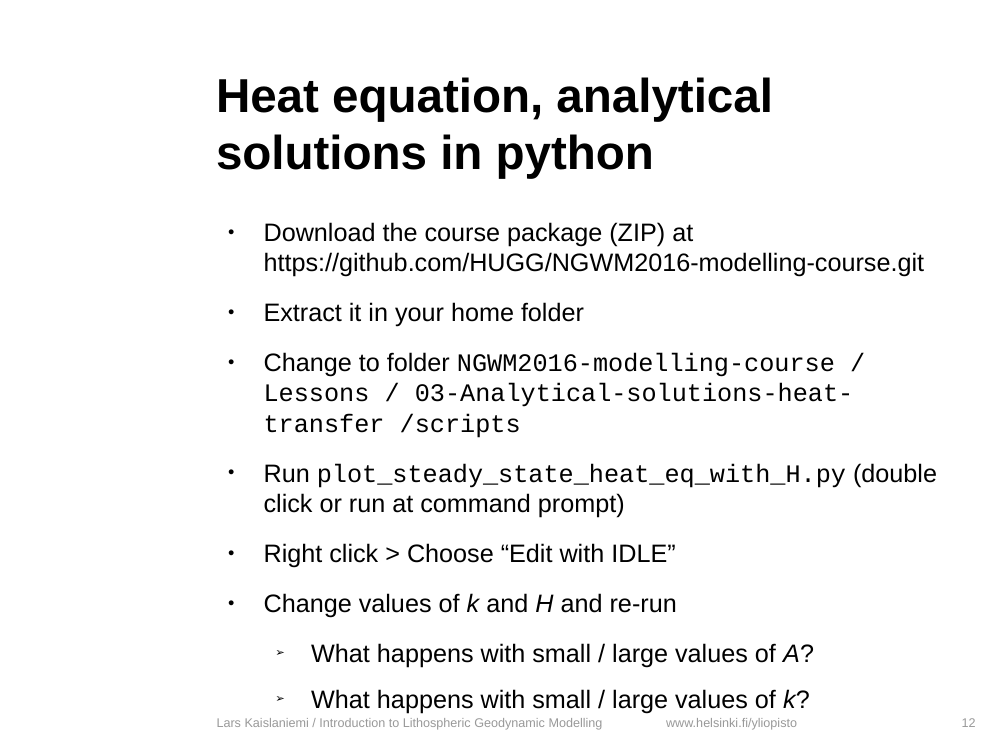
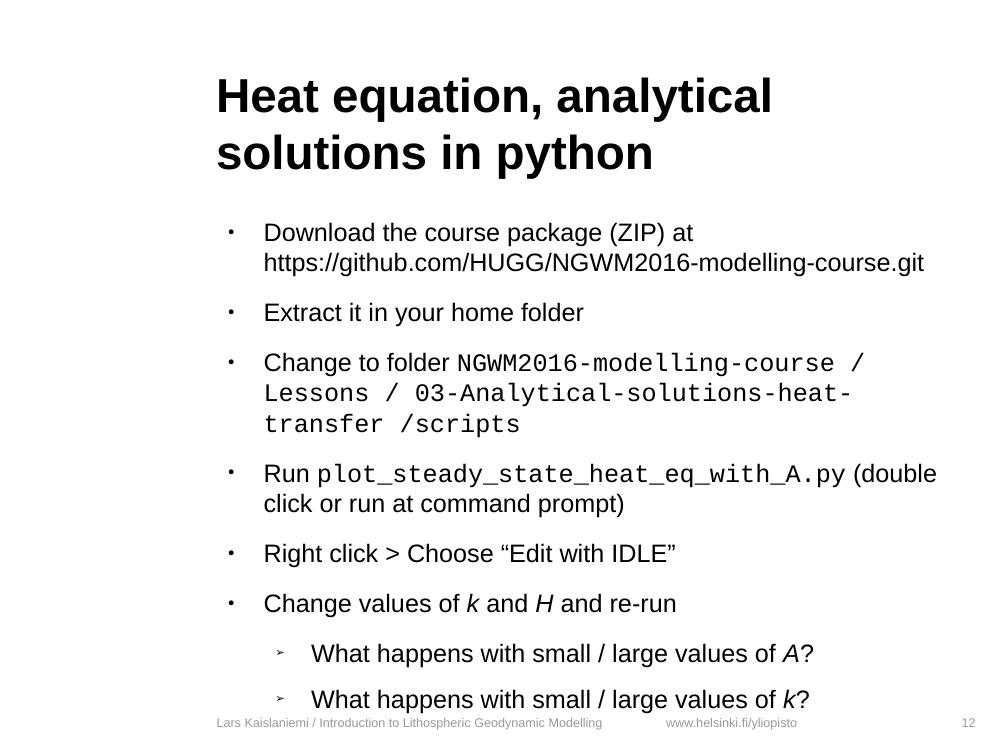
Before and after one commit to HUGG/NGWM2016-modelling-course, a slide deck: slide 12 of Lessons/03-Analytical-solutions-heat-transfer/heat_transfer_analytical.odp. Drawn at 1008x756 pixels with LibreOffice and Linux fonts; fonts in the diff are those of the drawing; background and template pictures are left out. Boxes give left, top, right and bottom in pixels: in the first picture for what was removed or moved away, otherwise in the second. Text is boxed around its words. In the diff, an @@ line names an element or a change of style, - is before the commit and + after.

```diff
--- a/Lessons/03-Analytical-solutions-heat-transfer/heat_transfer_analytical.odp
+++ b/Lessons/03-Analytical-solutions-heat-transfer/heat_transfer_analytical.odp
@@ text at [264, 463, 937, 518]: text changed @@
-● Run plot_steady_state_heat_eq_with_H.py (double click or run at command prompt)
+● Run plot_steady_state_heat_eq_with_A.py (double click or run at command prompt)
```
Also in this commit, not shown: 12 other slides changed, 9 other files.
